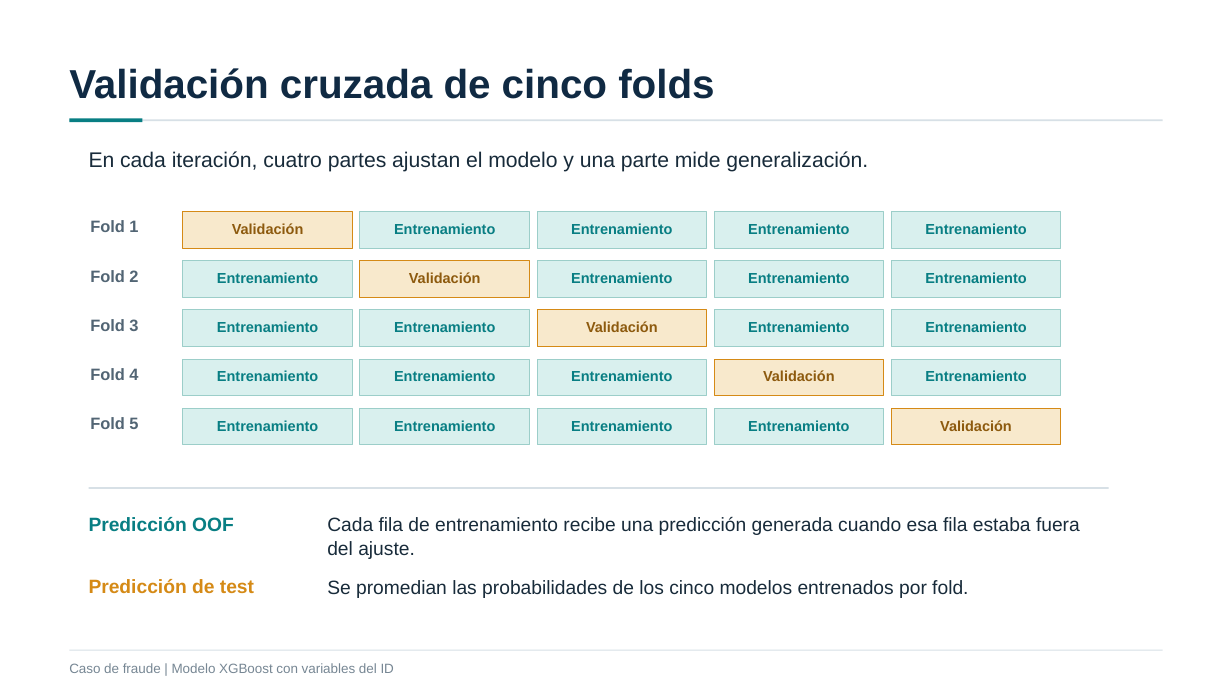
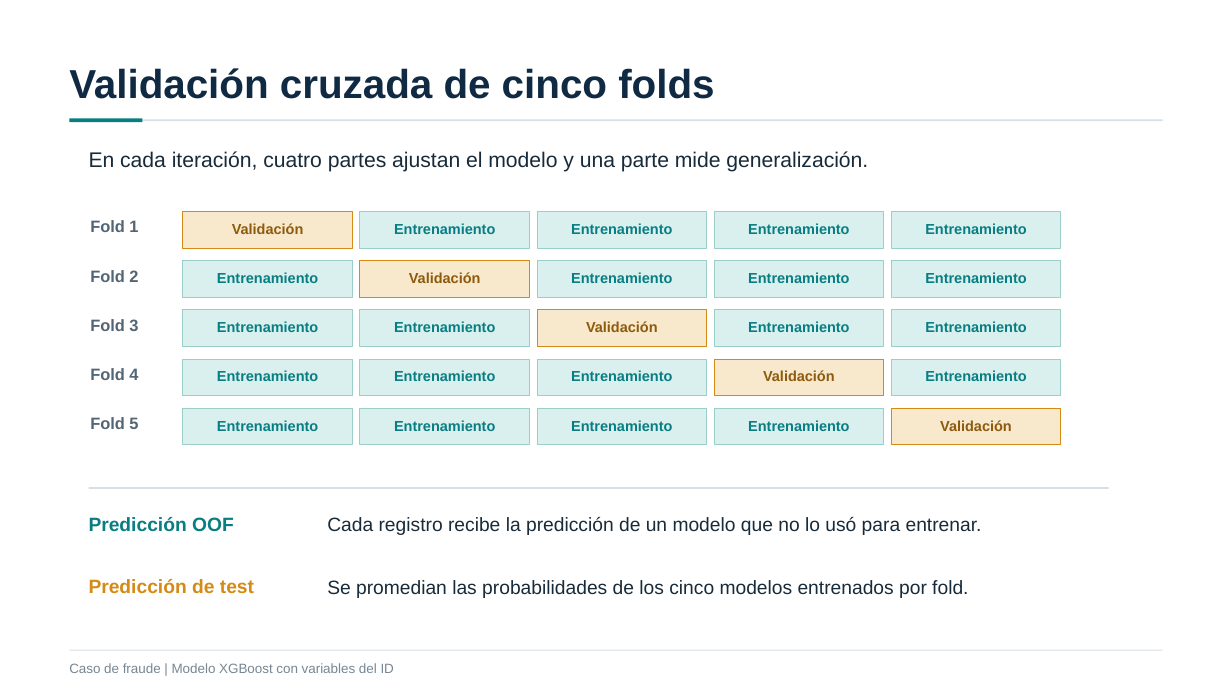
Before and after one commit to adrianfelipe812/deteccion-fraude-xgboost, a slide deck: slide 5 of presentacion/Analisis_Deteccion_Fraude_Entrega.pptx. Drawn at 1232x693 pixels with LibreOffice and Linux fonts; fonts in the diff are those of the drawing. Boxes give left, top, right and bottom in pixels: in the first picture for what was removed or moved away, otherwise in the second. Text is boxed around its words. In the diff, an @@ line names an element or a change of style, - is before the commit and + after.

```diff
--- a/presentacion/Analisis_Deteccion_Fraude_Entrega.pptx
+++ b/presentacion/Analisis_Deteccion_Fraude_Entrega.pptx
@@ text at <box>327,517,982,535</box>: text changed @@
-Cada fila de entrenamiento recibe una predicción generada cuando esa fila estaba fuera del ajuste.
+Cada registro recibe la predicción de un modelo que no lo usó para entrenar.
```
Also in this commit, not shown: 8 other slides changed.
